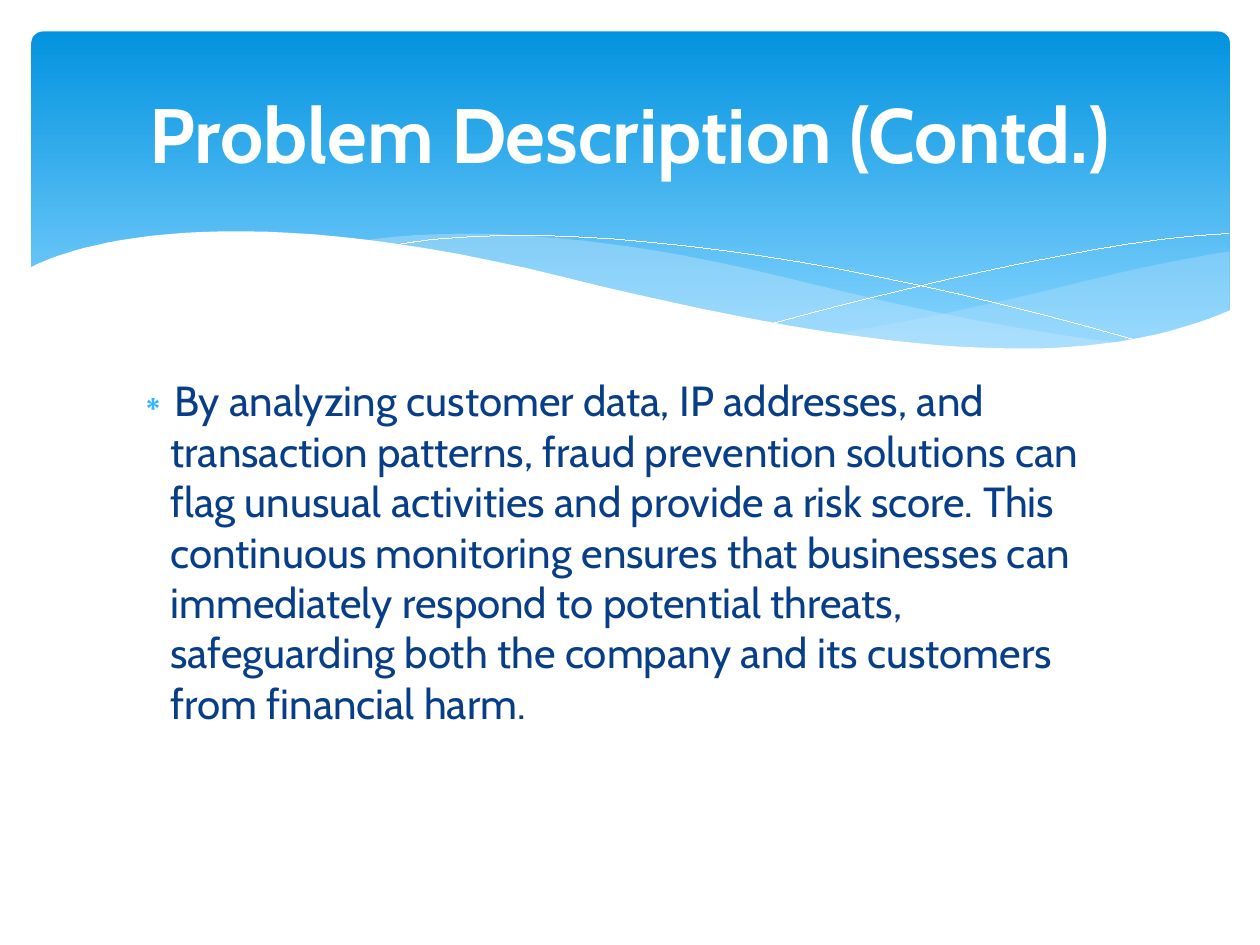
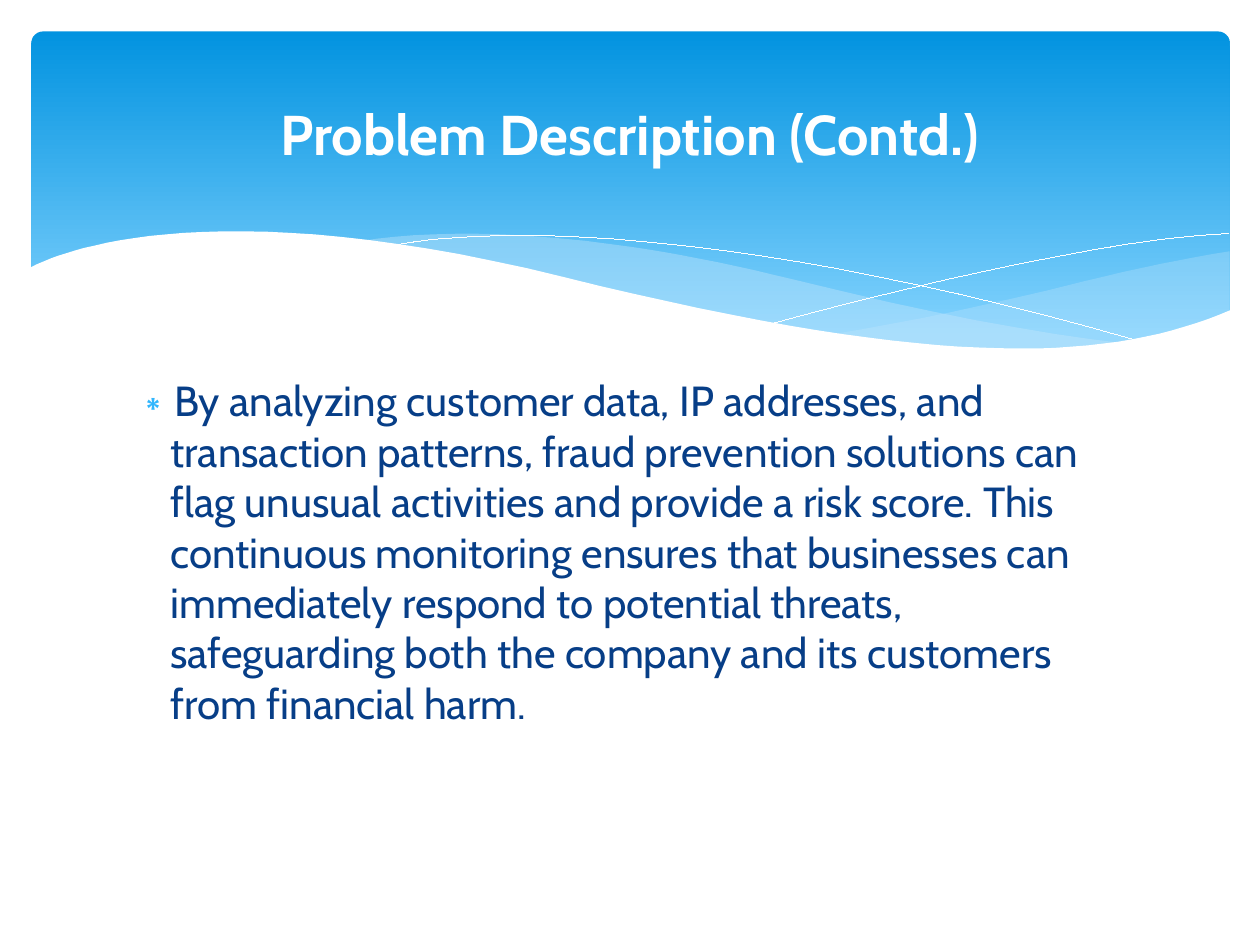
Before and after one commit to sshah1982/Tableau_Dashboards, a slide deck: slide 6 of Credit Card Fraud Analytics Dashboard/presentation/Credit_Card_Fraud_Analytics.pptx. Drawn at 1260x945 pixels with LibreOffice and Linux fonts; fonts in the diff are those of the drawing. Boxes give left, top, right and bottom in pixels: in the first picture for what was removed or moved away, otherwise in the second. Text is boxed around its words. In the diff, an @@ line names an element or a change of style, - is before the commit and + after.

```diff
--- a/Credit Card Fraud Analytics Dashboard/presentation/Credit_Card_Fraud_Analytics.pptx
+++ b/Credit Card Fraud Analytics Dashboard/presentation/Credit_Card_Fraud_Analytics.pptx
@@ title "Problem Description (Contd.)" at [280, 113, 980, 167]: size 44 to 32 pt @@
```
Also in this commit, not shown: 6 other slides changed.
